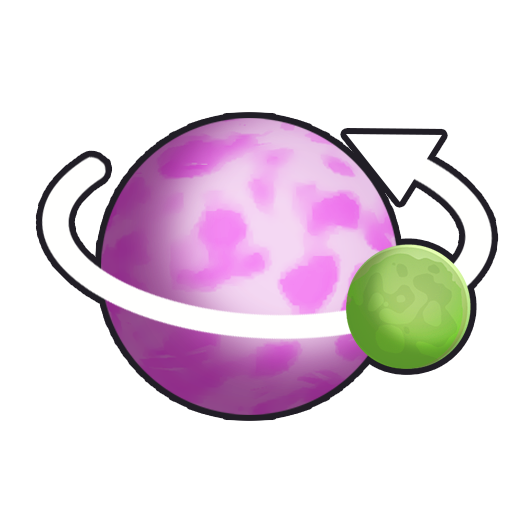
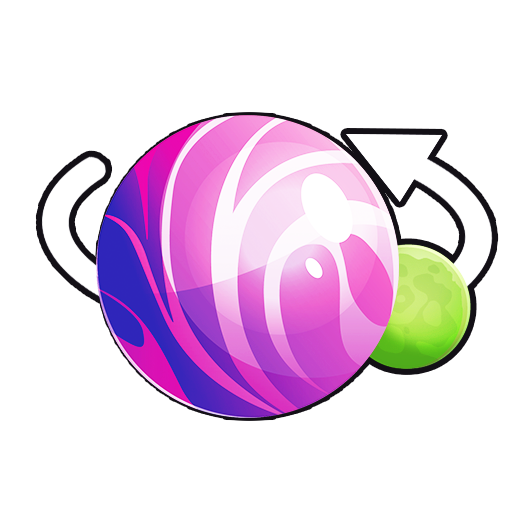
Two versions of the same layered image (512x512). Layer-by-layer changes:
added layer "Монтажная область 1" in group "Group 3" over 96, 115, 399, 418
